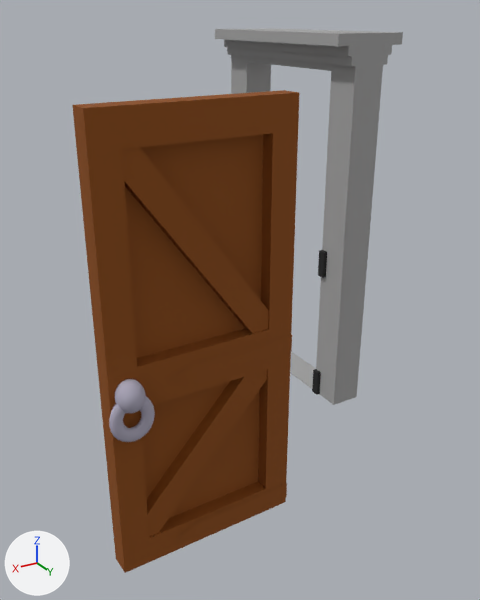
The FBX model Design Challenge 1 Folder/Design Challenge 1/Assets/Models/Door.FBX, before and after one commit.
Camera for both pictures: a camera (50 mm lens) standing at (1.64, 2.3, 1.51) and looking at (0.48, 0.36, 0.55). The axes (+X, +Y, +Z) are drawn at lower left. The lights are the same throughout. Both versions are drawn at frame 41 of the action 'Take 001'; the numbers are the values there.

The scene before the commit, as lines of its bpy script (objects in view):
```python
me_mesh = bpy.data.meshes.new('Mesh')
me_mesh.from_pydata(...)  # 164 vertices, 280 faces; spans x -6.4..4.9, y -10.4..22.8, z 0.0..57.3
me_mesh.materials.append(mat_01___default)  # grey #a6a6a6
me_mesh_003 = bpy.data.meshes.new('Mesh.003')
me_mesh_003.from_pydata(...)  # 842 vertices, 1650 faces; spans x -3.2..1.7, y -23.4..0.1, z -0.2..51.9
# faces by material slot: [1536, 114]
me_mesh_003.materials.append(mat_07___default)  # grey #ada9bc
me_mesh_003.materials.append(mat_02___default)  # brown #8b4900
ob_door = bpy.data.objects.new('Door', me_mesh_003)
ob_door.location = (0.581, 0.85, 0.008)
ob_door.rotation_euler = (0.0, 0.0, 1.593)  # degrees (0, 0, 91)
ob_door.scale = (0.0254, 0.0254, 0.0254)
ob_door_frame = bpy.data.objects.new('Door Frame', me_mesh)
ob_door_frame.location = (0.015, -0.144, 0.0)
ob_door_frame.scale = (0.0254, 0.0254, 0.0254)
```
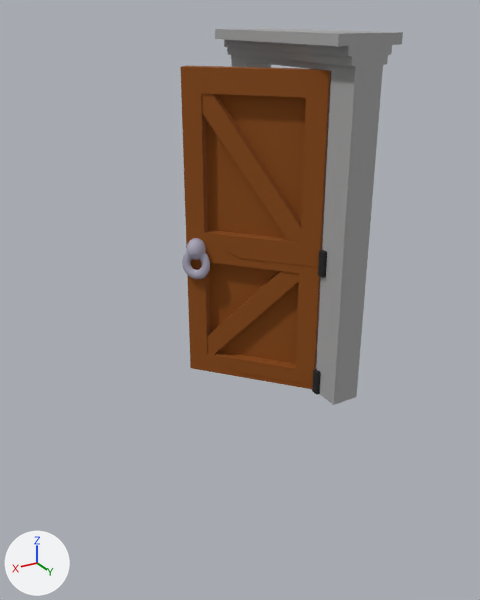
What differs and where, as boxes [x1, y1, x2, y2] in the pictures (480 x 600 px):
'Door', moved, turned
    before: [72, 90, 299, 573]
    after: [181, 66, 331, 389]

The change, as a diff of the scene's bpy script:
```diff
--- a/Design Challenge 1 Folder/Design Challenge 1/Assets/Models/Door.FBX.py
+++ b/Design Challenge 1 Folder/Design Challenge 1/Assets/Models/Door.FBX.py
@@ ob_door @@
 ob_door = bpy.data.objects.new('Door', me_mesh_003)
-ob_door.location = (0.581, 0.85, 0.008)
-ob_door.rotation_euler = (0.0, 0.0, 1.593)  # degrees (0, 0, 91)
+ob_door.location = (0.073, 0.303, 0.008)
+ob_door.rotation_euler = (0.0, 0.0, 0.695)  # degrees (0, 0, 40)
 ob_door.scale = (0.0254, 0.0254, 0.0254)
```
